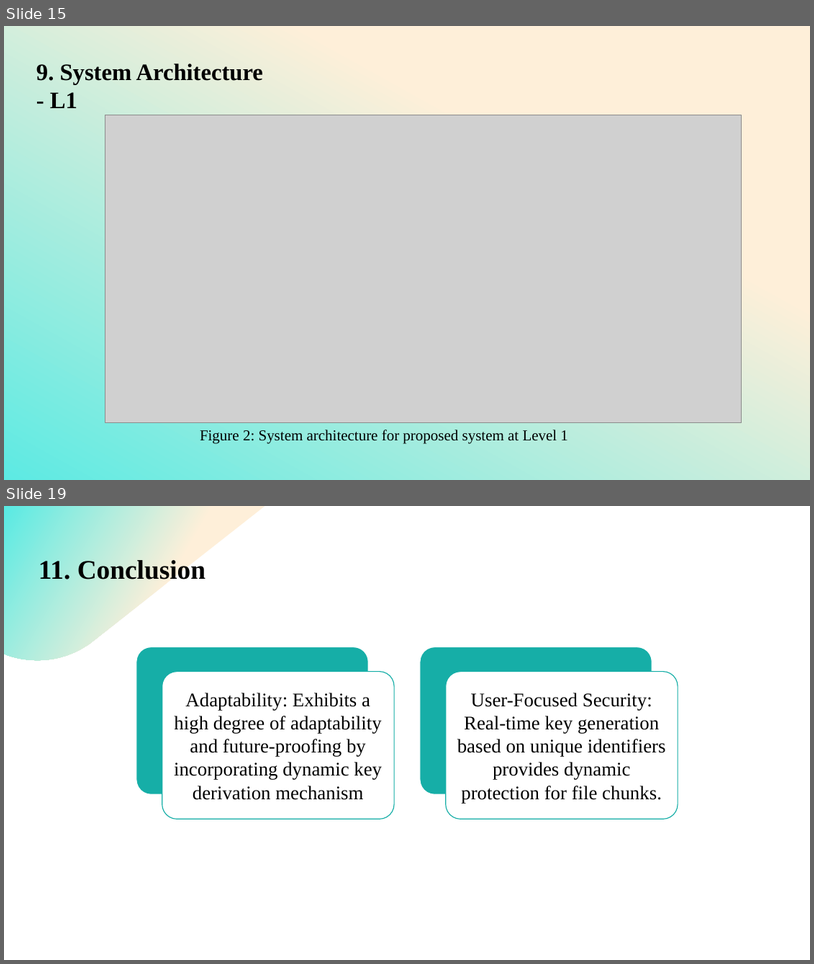
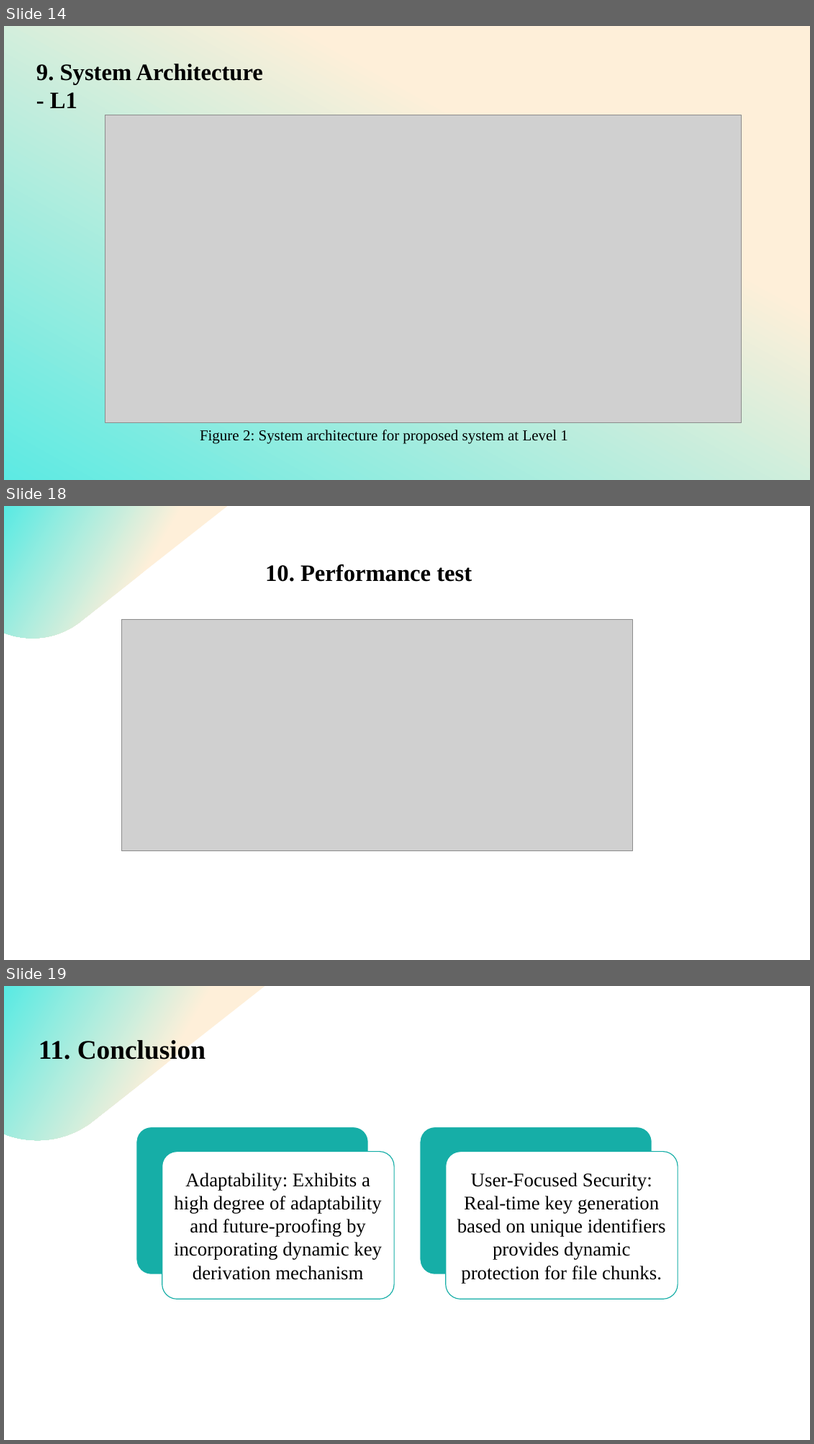
Before and after one commit to lateefcode2101/CipherSheild, a slide deck: docs/ppt/MP-new.pptx. Shown one above the other, each under a label of ours: slides 15 and 19 before the commit, slides 14, 18 and 19 after it; the slides between them are not shown. The pictures are 814x964 and 814x1444 pixels, drawn with LibreOffice and Linux fonts; fonts in the diff are those of the drawing; grey boxes stand for pictures. Boxes give left, top, right and bottom in pixels: in the first picture for what was removed or moved away, otherwise in the second. Text is boxed around its words. In the diff, an @@ line names an element or a change of style, - is before the commit and + after.

```diff
--- a/docs/ppt/MP-new.pptx
+++ b/docs/ppt/MP-new.pptx
@@ slide 18 added at (4, 506, 810, 960), background #FFFFFF @@
@@ freeform shape added at (4, 506, 228, 638), fill gradient #FEEFD9 to #58EAE3 @@
@@ text added at (265, 564, 472, 582), 28 pt, text #000000, bold @@
+10. Performance test
@@ picture added at (122, 619, 633, 851) @@
@@ what was slide 15 is now slide 14 @@
```
Also in this commit, not shown: 5 slides changed, 1 other slide added, 2 slides removed, 15 other files.
